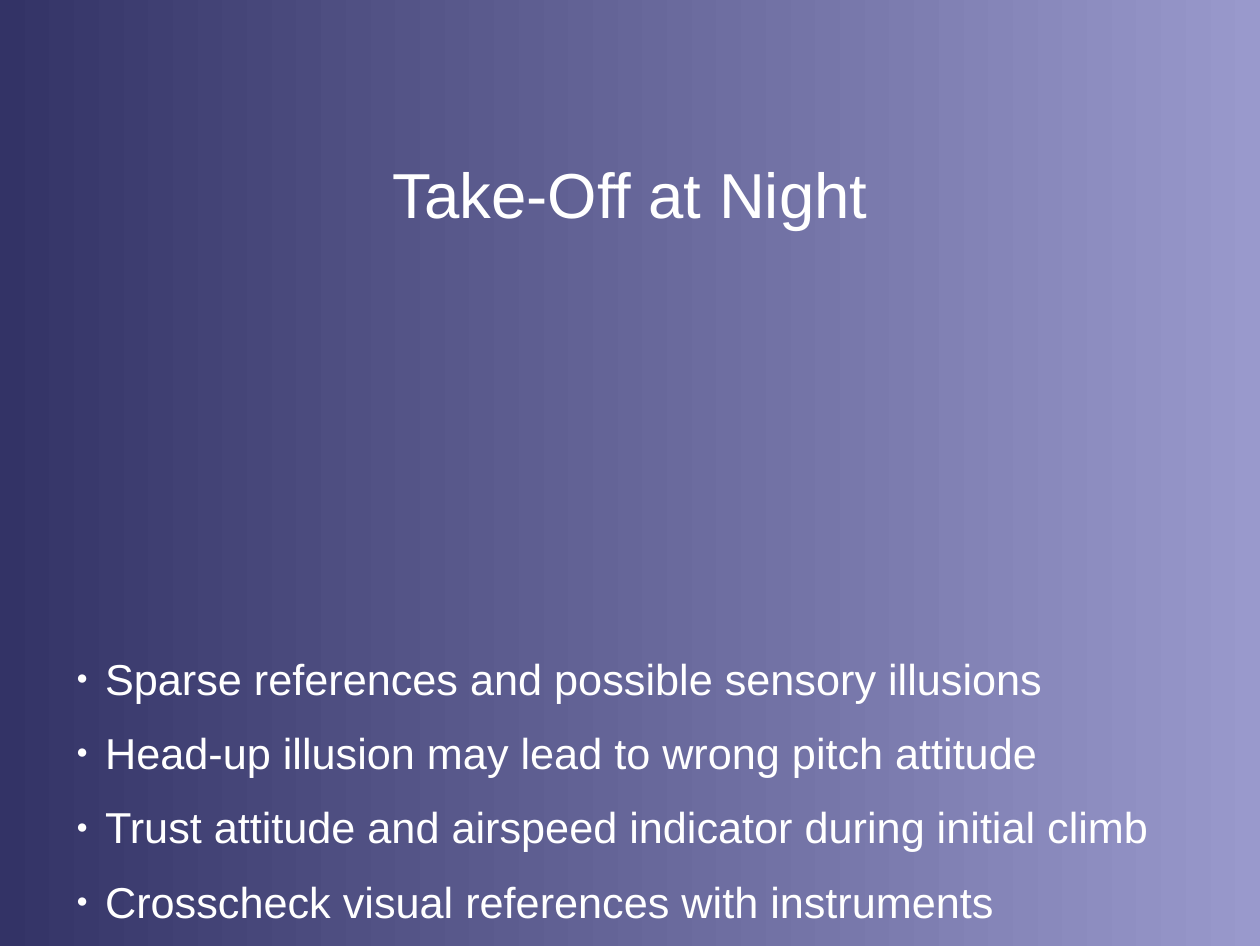
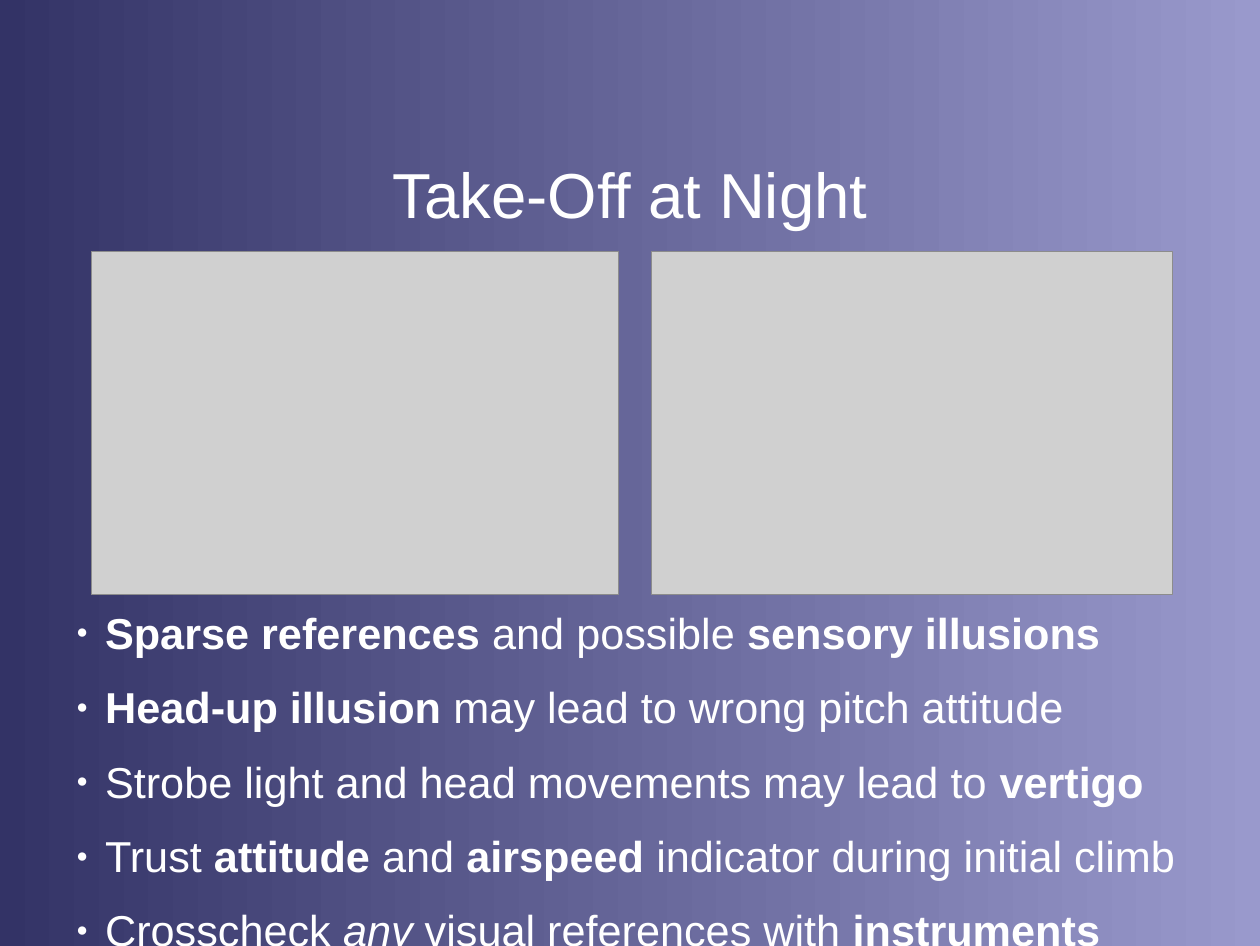
Before and after one commit to stephanheinemann/flight, a slide deck: slide 10 of FI/NightFlying/NightFlying.odp. Drawn at 1260x946 pixels with LibreOffice and Linux fonts; fonts in the diff are those of the drawing; grey boxes stand for pictures; background and template pictures are left out. Boxes give left, top, right and bottom in pixels: in the first picture for what was removed or moved away, otherwise in the second. Text is boxed around its words. In the diff, an @@ line names an element or a change of style, - is before the commit and + after.

Commit message:
extended night flying presentation

```diff
--- a/FI/NightFlying/NightFlying.odp
+++ b/FI/NightFlying/NightFlying.odp
@@ picture added at box(91, 252, 619, 595) @@
@@ picture added at box(652, 252, 1173, 595) @@
@@ text "Sparse references and possible sensory ...": place and size @@
-text "Sparse references and possible sensory ..." at box(105, 663, 1148, 919)
+text "Sparse references and possible sensory ..." at box(105, 617, 1175, 880)
@@ text at box(105, 617, 1175, 880): bold on in "Sparse references sensory illusions", "Head-up illusion", "attitude airspeed" @@
@@ text at box(105, 766, 1144, 806): paragraph added @@
+● Strobe light and head movements may lead to vertigo
@@ text at box(105, 886, 993, 919): text changed @@
-● Crosscheck visual references with instruments
+● Crosscheck any visual references with instruments
```
Also in this commit, not shown: 4 other slides changed, 3 other files.
